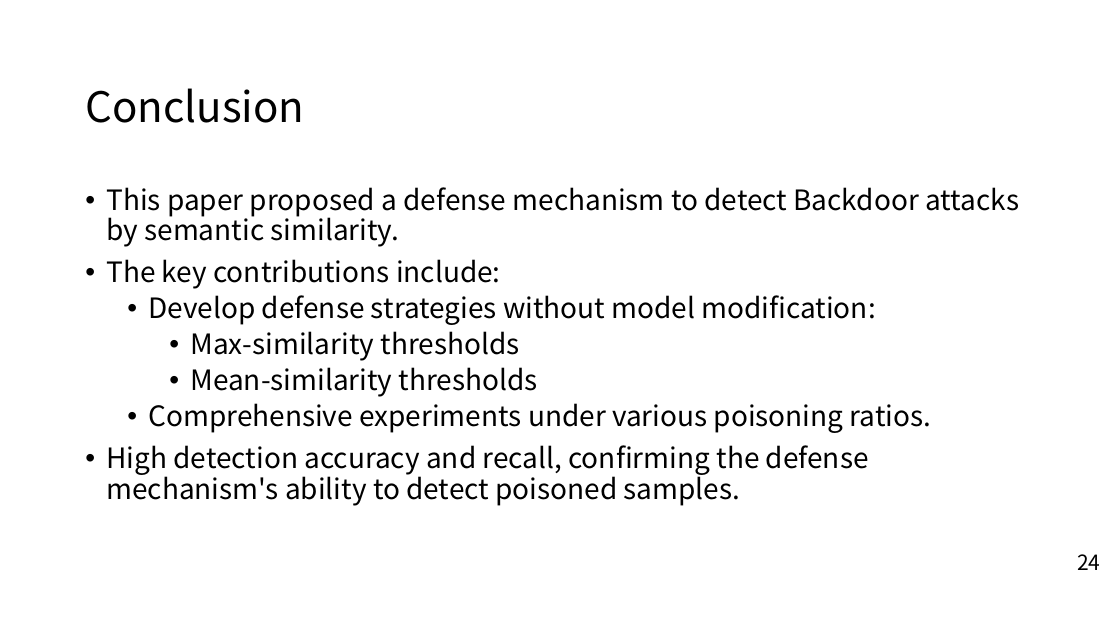
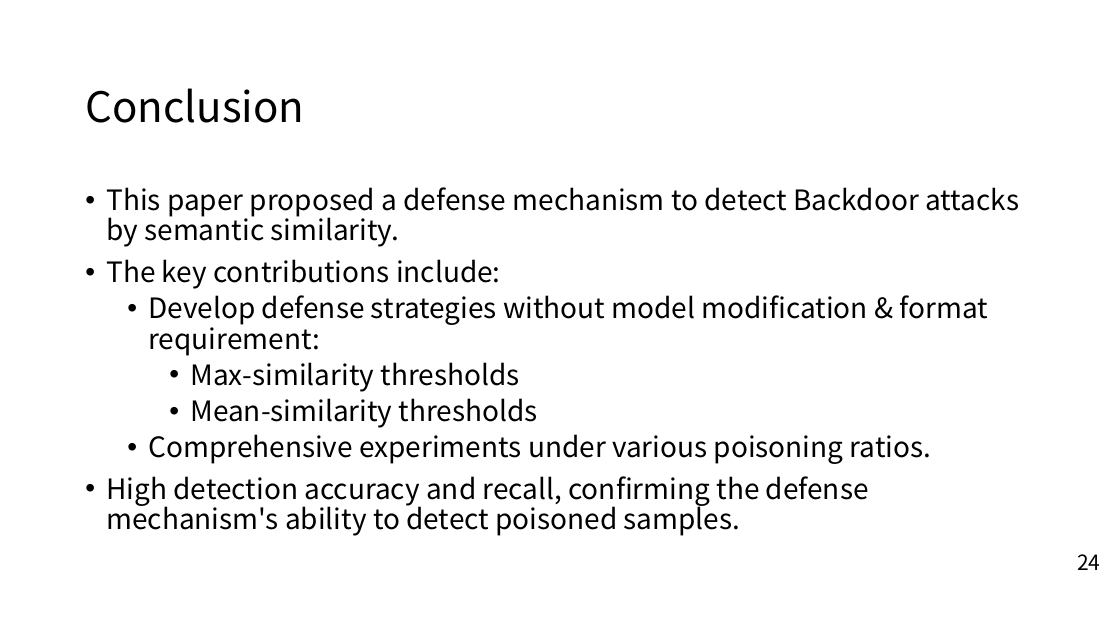
Before and after one commit to GSUGroup/GroupMeetingSchedule, a slide deck: slide 24 of Slides/Ziyang Wei/Detecting Backdoor Attacks via Similarity in Semantic Communication Systems.pptx. Drawn at 1120x630 pixels with LibreOffice and Linux fonts; fonts in the diff are those of the drawing; background and template pictures are left out. Boxes give left, top, right and bottom in pixels: in the first picture for what was removed or moved away, otherwise in the second. Text is boxed around its words. In the diff, an @@ line names an element or a change of style, - is before the commit and + after.

```diff
--- a/Slides/Ziyang Wei/Detecting Backdoor Attacks via Similarity in Semantic Communication Systems.pptx
+++ b/Slides/Ziyang Wei/Detecting Backdoor Attacks via Similarity in Semantic Communication Systems.pptx
@@ text at box(148, 295, 988, 356): text changed @@
-  • Develop defense strategies without model modification:
+  • Develop defense strategies without model modification & format requirement:
```
Also in this commit, not shown: 2 other slides changed.
